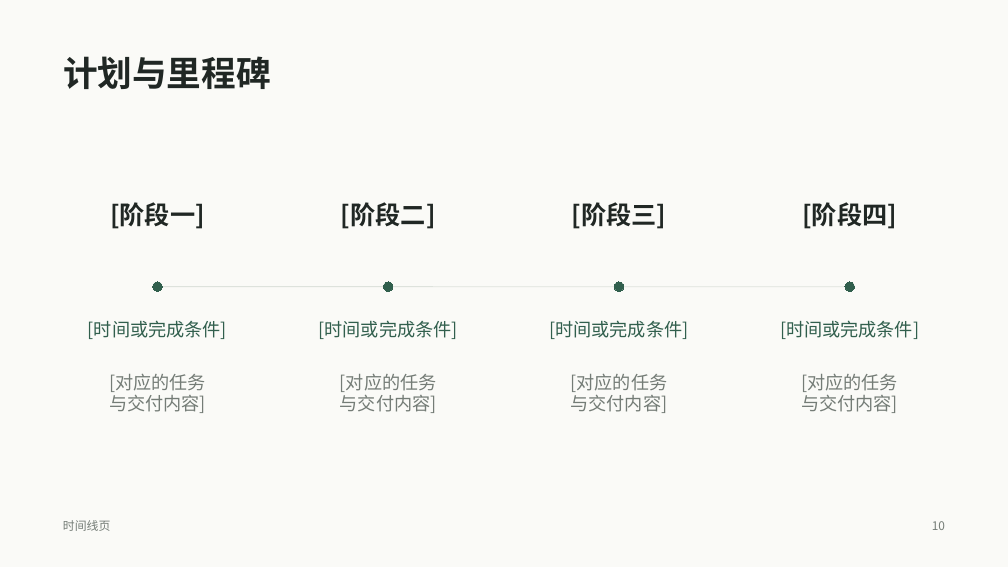
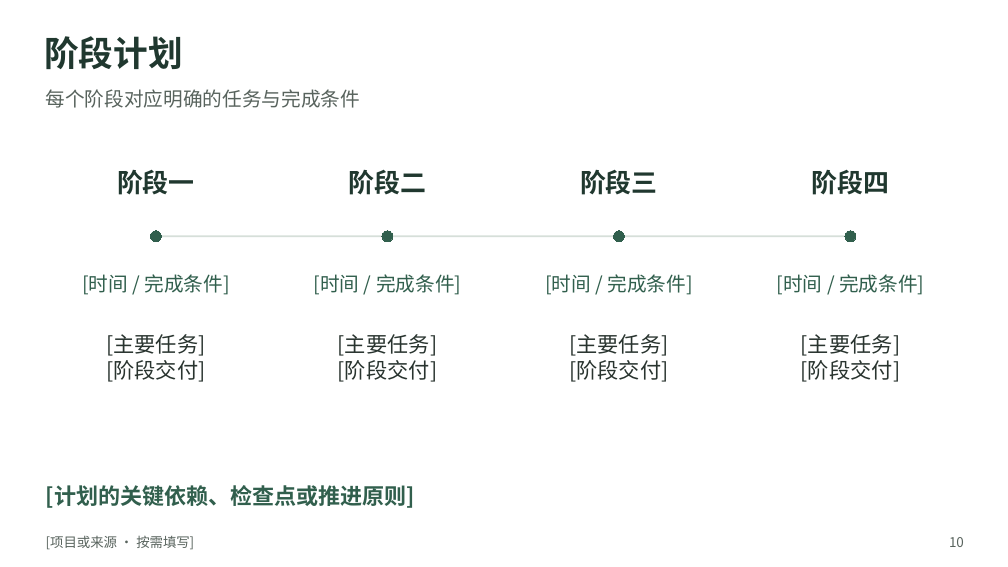
Before and after one commit to sky-awe/minimal-elegant-ppt-skill, a slide deck: slide 10 of skills/minimal-elegant-ppt/assets/template.pptx. Drawn at 1008x567 pixels with LibreOffice and Linux fonts; fonts in the diff are those of the drawing. Boxes give left, top, right and bottom in pixels: in the first picture for what was removed or moved away, otherwise in the second. Text is boxed around its words. In the diff, an @@ line names an element or a change of style, - is before the commit and + after.

```diff
--- a/skills/minimal-elegant-ppt/assets/template.pptx
+++ b/skills/minimal-elegant-ppt/assets/template.pptx
@@ background #FAFAF7 to #FFFFFF @@
@@ text at [44,36,183,69]: text changed; text colour #202724 to #20382F @@
-计划与里程碑
+阶段计划
@@ text added at [46,89,360,108], 18.8 pt, text #58635D @@
+每个阶段对应明确的任务与完成条件
@@ text at [117,170,195,195]: text changed; size 24 to 24.8 pt; text colour #202724 to #20382F @@
-[阶段一]
+阶段一
@@ text at [349,170,427,195]: text changed; size 24 to 24.8 pt; text colour #202724 to #20382F @@
-[阶段二]
+阶段二
@@ text at [580,170,658,195]: text changed; size 24 to 24.8 pt; text colour #202724 to #20382F @@
-[阶段三]
+阶段三
@@ text at [812,170,890,195]: text changed; size 24 to 24.8 pt; text colour #202724 to #20382F @@
-[阶段四]
+阶段四
@@ ellipse: place and size @@
-ellipse at [153,282,162,291]
+ellipse at [150,231,162,242]
@@ 3 ellipses, 1 line: place and size @@
-3 ellipses, 1 line at [157,282,854,291]
+3 ellipses, 1 line at [156,231,857,242]
@@ line (156, 236) - (851, 236): stroke #DDE2DC 0.75 pt to #D6DFD9 1.5 pt @@
@@ text at [82,274,230,295]: text changed; size 17.2 to 18.8 pt @@
-[时间或完成条件]
+[时间 / 完成条件]
@@ text at [314,274,461,295]: text changed; size 17.2 to 18.8 pt @@
-[时间或完成条件]
+[时间 / 完成条件]
@@ text at [545,274,693,295]: text changed; size 17.2 to 18.8 pt @@
-[时间或完成条件]
+[时间 / 完成条件]
@@ text at [777,274,924,295]: text changed; size 17.2 to 18.8 pt @@
-[时间或完成条件]
+[时间 / 完成条件]
@@ text at [106,334,206,382]: text changed; size 17.2 to 20.2 pt; text colour #747C76 to #29342F @@
-[对应的任务
-与交付内容]
+[主要任务]
+[阶段交付]
@@ text at [338,334,438,382]: text changed; size 17.2 to 20.2 pt; text colour #747C76 to #29342F @@
-[对应的任务
-与交付内容]
+[主要任务]
+[阶段交付]
@@ text at [569,334,669,382]: text changed; size 17.2 to 20.2 pt; text colour #747C76 to #29342F @@
-[对应的任务
-与交付内容]
+[主要任务]
+[阶段交付]
@@ text at [801,334,901,382]: text changed; size 17.2 to 20.2 pt; text colour #747C76 to #29342F @@
-[对应的任务
-与交付内容]
+[主要任务]
+[阶段交付]
@@ text added at [46,485,415,508], 21 pt, text #315F4D, bold @@
+[计划的关键依赖、检查点或推进原则]
@@ text at [46,536,194,550]: text changed; size 11.2 to 12.8 pt; text colour #747C76 to #58635D @@
-时间线页
+[项目或来源 · 按需填写]
@@ text "10": place and size @@
-text "10" at [932,521,945,530]
+text "10" at [949,537,964,547]
@@ text "10" at [949,537,964,547]: size 11.2 to 12.8 pt, text colour #747C76 to #58635D @@
```
Also in this commit, not shown: 6 other slides changed, 5 slides added, 5 slides removed, 5 other files.
